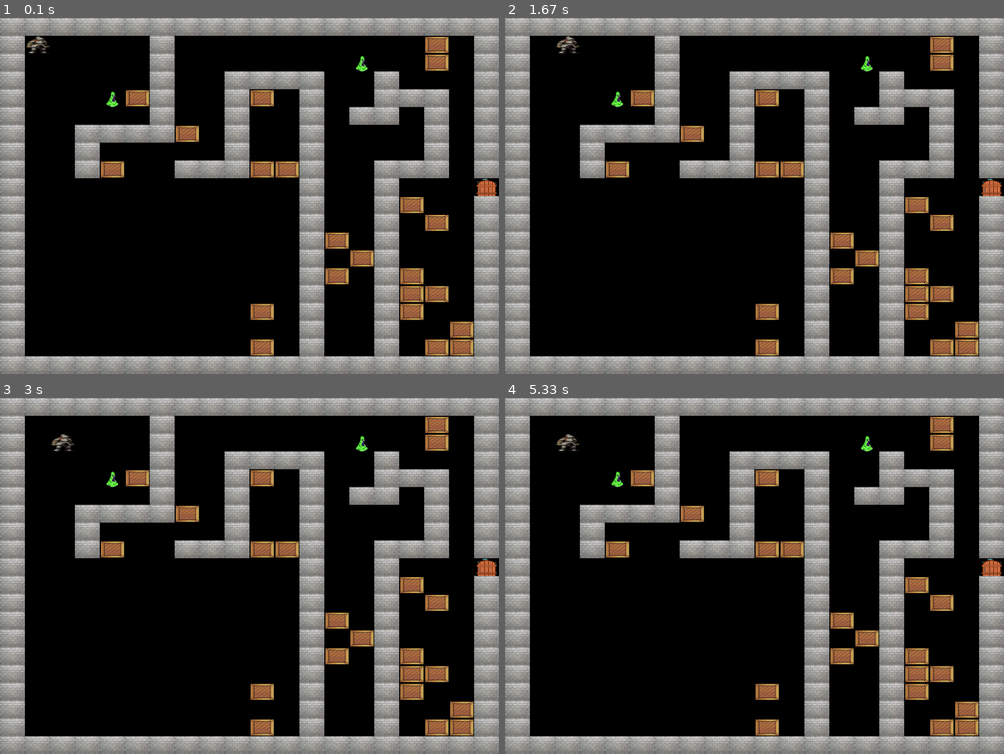
Above: before the commit, frames 1-4 (two rows, left to right).
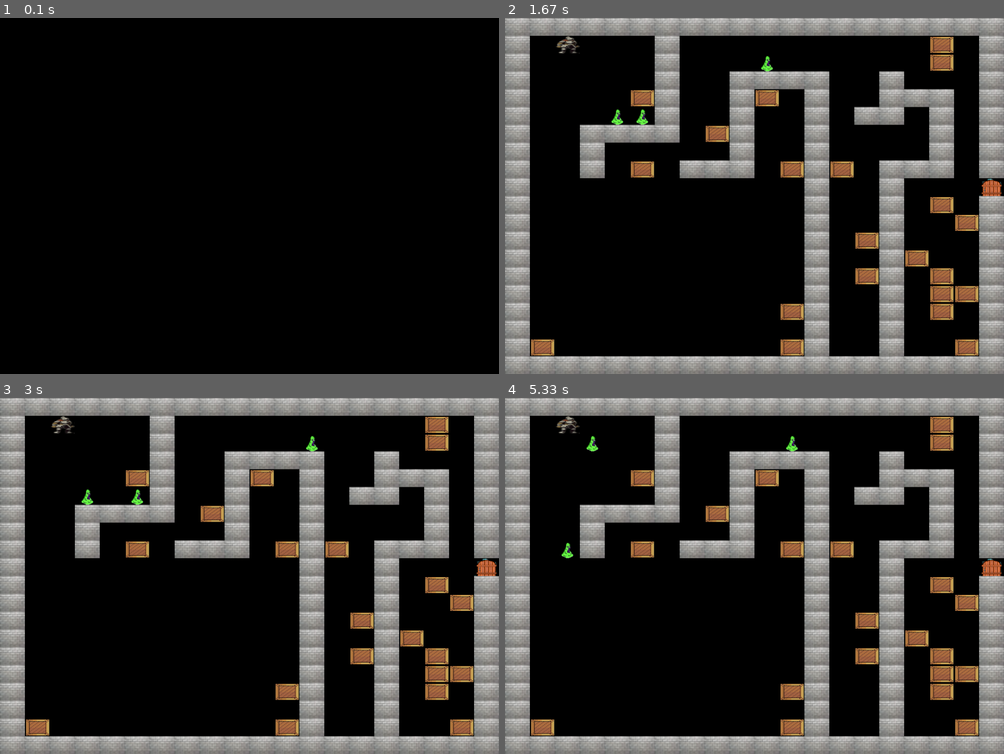
Above: after the commit, the same moments.

Repository: BronzeCrab/pygame-4-youtube
Game: pygame game, started from main.py
Same seed, same stepped clock (60 frames per second), same inputs: the game is played once before the commit and once after it.
Inputs:
- Up to frame 1 (0.1 s): no input
- Up to frame 2 (1.67 s): tap Ctrl at 0.33 s; hold Right 0.67-1.13 s; hold Up 1.17-1.63 s
- Up to frame 3 (3 s): hold Right 1.67-2.2 s; hold Left 2.23-2.78 s; hold Down from 2.82 s (still down)
- Up to frame 4 (5.33 s): release Down at 3.37 s; hold Left 3.4-3.95 s; hold Up 3.98-4.53 s; hold Right 4.57-5.2 s; hold Down from 5.23 s (still down)

The runs differ from the first frame. In frame 1, 39% of the frame differs, in the area x 0-100%, y 0-100%; in frame 2, 6.6%; in frame 3, 6.8%; in frame 4, 6.8%.

Commit message:
monsters random movin and box killin them

Diff:
--- a/game.py
+++ b/game.py
@@ -29,6 +29,7 @@
         self.boxes = []
         self.monsters = []
         self.box_pulling_mode = False
+        self.running = True
         self.setup_current_level()
 
     def on_init(self) -> None:
@@ -38,17 +39,18 @@
         pygame.init()
         self.screen = pygame.display.set_mode(self.size)
         pygame.display.set_caption("Hello World")
-        while True:
+        while self.running:
+            pygame.time.wait(200)
             for event in pygame.event.get():
                 if event.type == pygame.QUIT:
                     pygame.quit()
                     exit()
                 elif event.type == pygame.KEYDOWN:
                     self.reg_event_key = event.key
-                if event.type == pygame.KEYUP:
-                    if event.key == pygame.K_LCTRL:
-                        self.box_pulling_mode = False
+                if event.type == pygame.KEYUP and event.key == pygame.K_LCTRL:
+                    self.box_pulling_mode = False
             self.update_player_and_box_pos()
+            self.move_monsters()
             self.update_lvl()
 
     def load_map(self, filename: str) -> list[list[str]]:
@@ -160,6 +162,14 @@
         if self._level == 0:
             self.setup_first_lvl(data)
 
+    def check_if_box_killed_monster(self, box: Entity) -> None:
+        for monster in self.monsters:
+            if monster.rect.x == box.rect.x and monster.rect.y == box.rect.y:
+                self.monsters.remove(monster)
+
+    def check_for_win(self) -> bool:
+        return not self.monsters
+
     def update_player_and_box_pos(self) -> None:
         keys_pressed = pygame.key.get_pressed()
         dx, dy = 0, 0
@@ -181,6 +191,13 @@
         new_player_rect = pygame.Rect(
             new_player_x, new_player_y, self.player.rect.w, self.player.rect.h
         )
+        if (
+            new_player_x == self.door.rect.x
+            and new_player_y == self.door.rect.y
+            and self.check_for_win()
+        ):
+            self.running = False
+
         if self.box_pulling_mode:
             for entity in self.walls + self.boxes + [self.door]:
                 if pygame.Rect.colliderect(new_player_rect, entity.rect):
@@ -210,6 +227,7 @@
                     ):
                         box.rect.x += dx
                         box.rect.y += dy
+                        self.check_if_box_killed_monster(box)
                         break
                 self.player.rect.x += dx
                 self.player.rect.y += dy
@@ -280,9 +298,50 @@
         for box in pot_moved_boxes:
             box.rect.x += dx
             box.rect.y += dy
+            self.check_if_box_killed_monster(box)
 
         self.player.rect.x += dx
         self.player.rect.y += dy
+
+    def move_monsters(self) -> None:
+        for monster in self.monsters:
+            random_i = random.randint(1, 8)
+            if random_i == 1:
+                dx = self.rect_x_size
+                dy = 0
+            elif random_i == 2:
+                dx = -self.rect_x_size
+                dy = 0
+            elif random_i == 3:
+                dx = 0
+                dy = self.rect_y_size
+            elif random_i == 4:
+                dx = 0
+                dy = -self.rect_y_size
+            elif random_i == 5:
+                dx = self.rect_x_size
+                dy = self.rect_y_size
+            elif random_i == 6:
+                dx = -self.rect_x_size
+                dy = self.rect_y_size
+            elif random_i == 7:
+                dx = self.rect_x_size
+                dy = -self.rect_y_size
+            elif random_i == 8:
+                dx = -self.rect_x_size
+                dy = -self.rect_y_size
+
+            new_possible_monster_x = monster.rect.x + dx
+            new_possible_monster_y = monster.rect.y + dy
+            for entity in self.walls + self.boxes + [self.door]:
+                if (
+                    entity.rect.x == new_possible_monster_x
+                    and entity.rect.y == new_possible_monster_y
+                ):
+                    break
+            else:
+                monster.rect.x = new_possible_monster_x
+                monster.rect.y = new_possible_monster_y
 
     def update_lvl(self) -> None:
         self.screen.fill(BLACK)
--- a/lvl_data/lvl1.txt
+++ b/lvl_data/lvl1.txt
@@ -3,7 +3,7 @@
 X O O O O O X O O O O O O O M O O O O X
 X O O O O O X O O X X X X O O X O O O X
 X O O O M O X O O X O O X O O X X X O X
-X O O O O O X O O X O O X O X X O X O X
+X O O M O O X O O X O O X O X X O X O X
 X O O X X X X O O X O O X O O O O X O X
 X O O X O O O O O X O O X O O O O X O X
 X O O X O O O X X X O O X O O X X X O X
